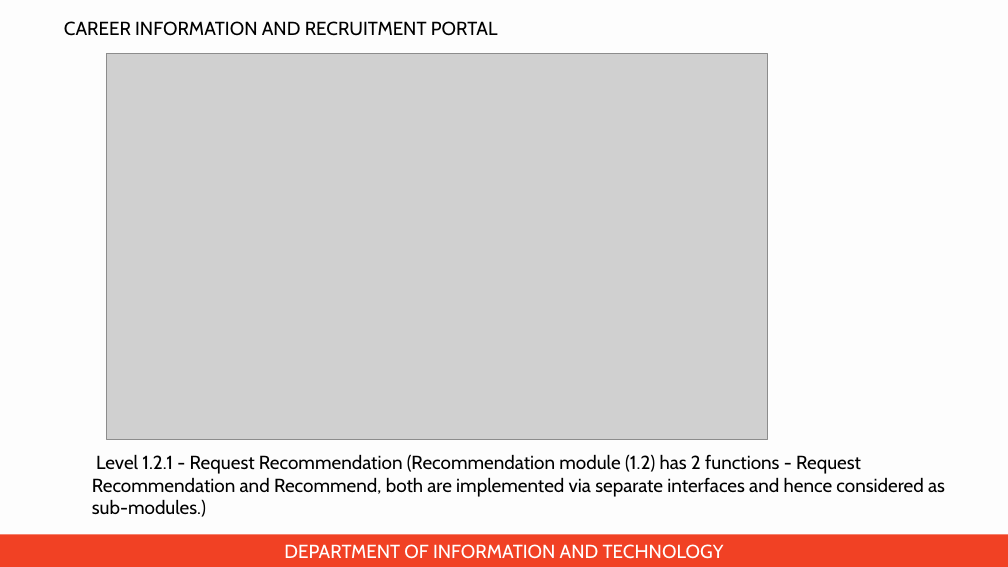
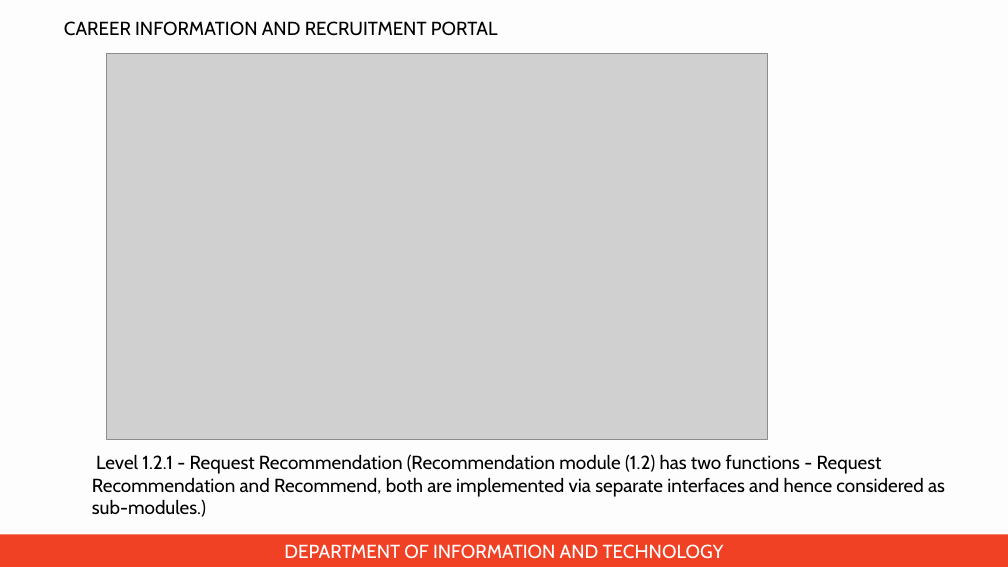
Before and after one commit to jincy-p-janardhanan/Career-Information-and-Recruitment-Portal, a slide deck: slide 17 of Presentation for zeroth review/PPT for zeroth review.pptx. Drawn at 1008x567 pixels with LibreOffice and Linux fonts; fonts in the diff are those of the drawing; grey boxes stand for pictures; background and template pictures are left out. Boxes give left, top, right and bottom in pixels: in the first picture for what was removed or moved away, otherwise in the second. Text is boxed around its words. In the diff, an @@ line names an element or a change of style, - is before the commit and + after.

Commit message:
Corrected Software and hardware specifications, modified proposed methodology, spell & grammar check

```diff
--- a/Presentation for zeroth review/PPT for zeroth review.pptx
+++ b/Presentation for zeroth review/PPT for zeroth review.pptx
@@ text at [92,454,945,517]: text changed @@
-Level 1.2.1 - Request Recommendation (Recommendation module (1.2) has 2 functions - Request Recommendation and Recommend, both are implemented via separate interfaces and hence considered as sub-modules.)
+Level 1.2.1 - Request Recommendation (Recommendation module (1.2) has two functions - Request Recommendation and Recommend, both are implemented via separate interfaces and hence considered as sub-modules.)
```
Also in this commit, not shown: 7 other slides changed.
